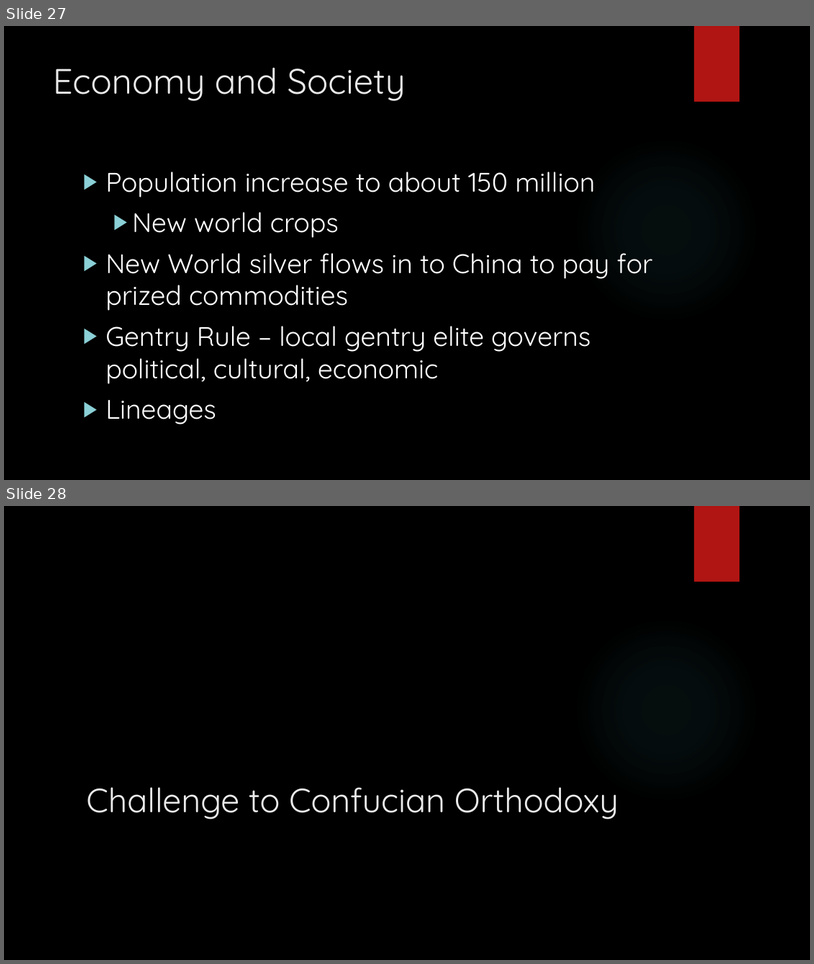
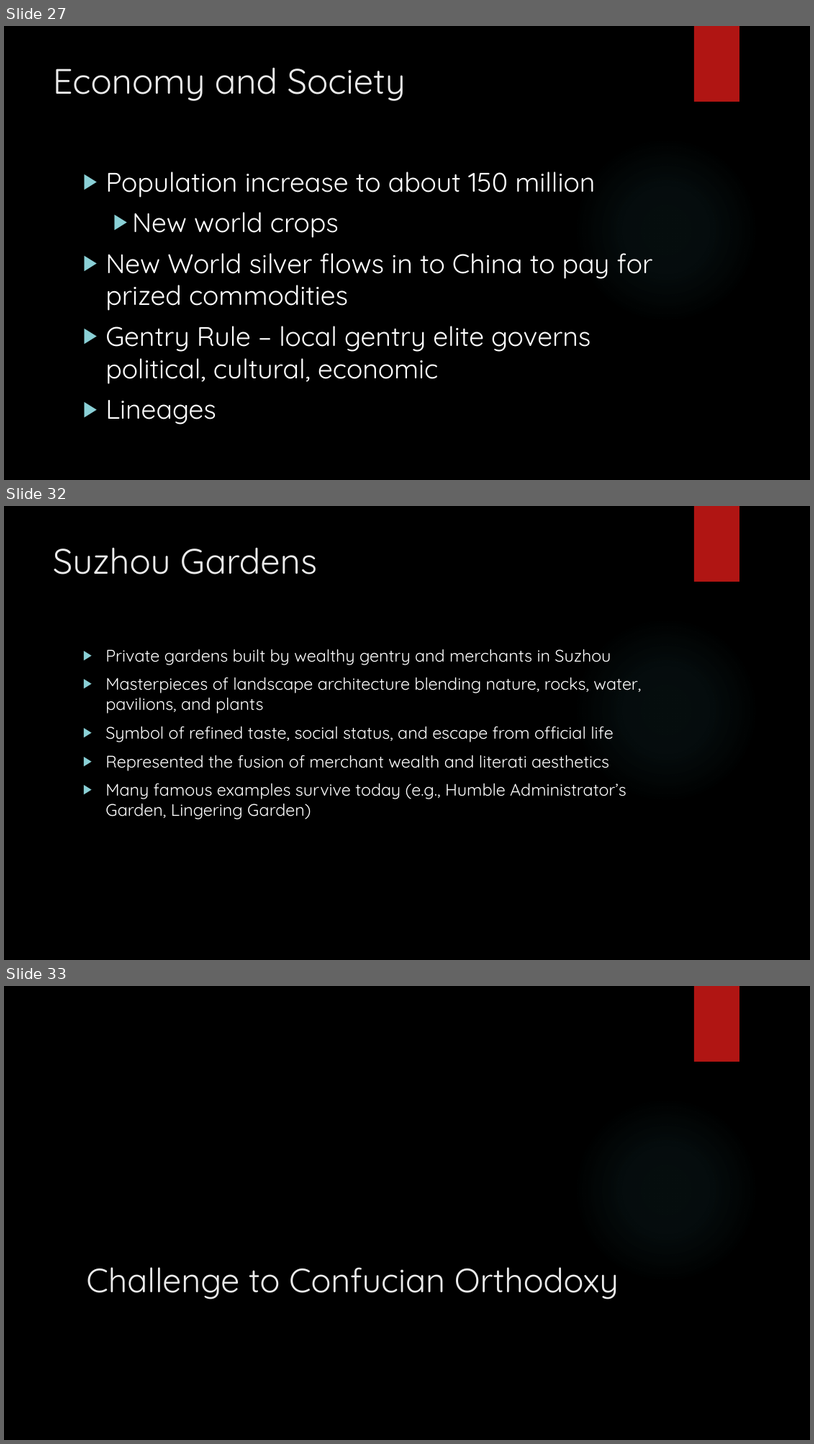
Before and after one commit to YugenPhotog/rcchistory, a slide deck: public/the_lyceum/chinese-history/powerpoints/14 The Ming Empire in China.pptx. Shown one above the other, each under a label of ours: slides 27 and 28 before the commit, slides 27, 32 and 33 after it; the slides between them are not shown. The pictures are 814x964 and 814x1444 pixels, drawn with LibreOffice and Linux fonts; fonts in the diff are those of the drawing; background and template pictures are left out. Boxes give left, top, right and bottom in pixels: in the first picture for what was removed or moved away, otherwise in the second. Text is boxed around its words. In the diff, an @@ line names an element or a change of style, - is before the commit and + after.

```diff
--- a/public/the_lyceum/chinese-history/powerpoints/14 The Ming Empire in China.pptx
+++ b/public/the_lyceum/chinese-history/powerpoints/14 The Ming Empire in China.pptx
@@ slide 32 added at (4,506,810,960), background picture (left out); not listed: 2 template elements that a slide beside it also shows @@
@@ title added at (53,547,317,574), 42 pt, text #EBEBEB @@
+Suzhou Gardens
@@ text added at (106,649,641,819), 20 pt, text #FFFFFF @@
+▶ Private gardens built by wealthy gentry and merchants in Suzhou
+▶ Masterpieces of landscape architecture blending nature, rocks, water, pavilions, and plants
+▶ Symbol of refined taste, social status, and escape from official life
+▶ Represented the fusion of merchant wealth and literati aesthetics
+▶ Many famous examples survive today (e.g., Humble Administrator’s Garden, Lingering Garden)
@@ what was slide 28 is now slide 33 @@
```
Also in this commit, not shown: 4 other slides added, 4 other files.
